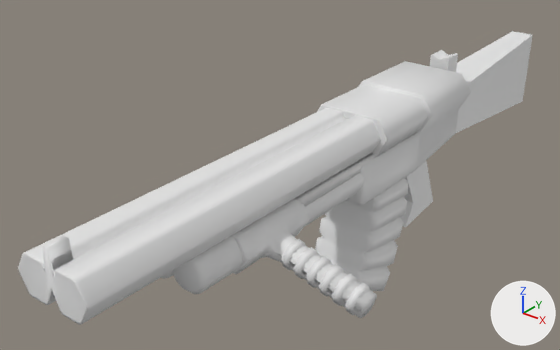
Before and after pictures for a commit that changed the Blender file modeling/autoshotgun.blend.
Both versions are drawn from a 50 mm lens placed at (0.382, -0.688, 0.309), pointed at (-0.06, -0.136, -0.034). Arrows for +X, +Y and +Z are at lower right; the lights stay in place. The older version comes first.

The scene before the commit, as lines of its bpy script (objects in view):
```python
ob_barrels = bpy.data.objects.new('barrels', me_cylinder)
ob_barrels.location = (0.0, 0.0, 0.0)
ob_bolt = bpy.data.objects.new('bolt', me_cube_004)
ob_bolt.location = (0.0, 0.0, 0.0)
ob_box = bpy.data.objects.new('box', me_cube_006)
ob_box.location = (0.0, 0.0, 0.0)
ob_grip = bpy.data.objects.new('grip', me_cube_002)
ob_grip.location = (0.0, 0.0, 0.0)
ob_mag = bpy.data.objects.new('mag', me_cube_003)
ob_mag.location = (0.0, 0.0, 0.0)
ob_pomp = bpy.data.objects.new('pomp', me_cylinder_001)
ob_pomp.location = (0.0, 0.0, 0.0)
ob_sight = bpy.data.objects.new('sight', me_cube_007)
ob_sight.location = (0.0, 0.0694, 0.0)
```
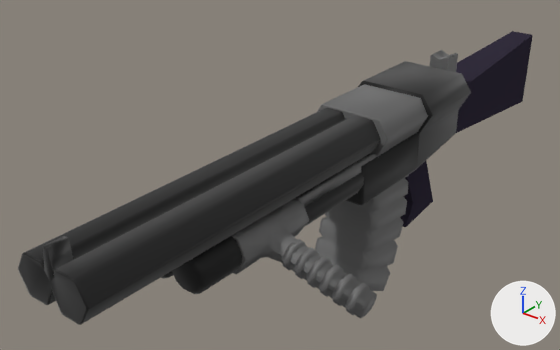
Changed parts and their boxes (x1, y1, x2, y2) in the pictures (560 x 350 px):
'barrels', recoloured (white to black): (18, 108, 380, 325) in both
'bolt', recoloured (white to grey): (232, 84, 428, 318) in both
'box', recoloured (darker): (346, 61, 471, 206) in both
'mag', recoloured (white to grey): (315, 175, 409, 291) in both
'grip', recoloured (darker): (400, 31, 533, 227) in both
'pomp', recoloured: (161, 154, 370, 294) in both
'sight', recoloured (white to grey): (430, 50, 458, 72) in both

Edits to the bpy script that builds the scene:
```text
Add mat_material_001:
    mat_material_001 = bpy.data.materials.new('Material.001')
    mat_material_001.use_nodes = True; mat_material_001.node_tree.nodes.clear()
    _N = mat_material_001.node_tree.nodes; _L = mat_material_001.node_tree.links
    n0 = _N.new('ShaderNodeOutputMaterial'); n0.name = 'Material Output'
    n1 = _N.new('ShaderNodeBsdfAnisotropic'); n1.name = 'Anisotropic BSDF'
    n1.distribution = 'GGX'
    n1.inputs[0].default_value = (0.274, 0.274, 0.274, 1.0)  # 'Color', grey #8f8f8f
    n1.inputs[1].default_value = 0.747  # 'Roughness'
    n1.inputs[2].default_value = 0.2  # 'Anisotropy'
    _L.new(n1.outputs[0], n0.inputs[0])  # 'BSDF' to 'Surface'
Add mat_material_002:
    mat_material_002 = diffuse_material('Material.002')
    mat_material_002.base_color = (0.0336, 0.0277, 0.047)  # greyish purple #332e3d
    mat_material_002.roughness = 1.0
Add mat_material:
    mat_material = principled_material('Material')
    mat_material.base_color = (0.0147, 0.0147, 0.0147)  # black #202020
    mat_material.metallic = 0.567
    mat_material.roughness = 0.583
    mat_material.specular_tint = (0.865, 0.865, 0.865)  # white #efefef
    mat_material.anisotropic = 0.45
    mat_material.sheen_weight = 0.185
Change me_cube_007:
    where me_cube_007.from_pydata(...)  # 16 vertices, 12 faces; spans x -0.0111..0.0111, y 0.0028..0.025, z 0.0062..0.0522
    add me_cube_007.materials.append(mat_material_001)
Change me_cube_006:
    where me_cube_006.from_pydata(...)  # 66 vertices, 56 faces; spans x -0.048..0.048, y -0.13..0.06, z -0.042..0.043
    add me_cube_006.materials.append(mat_material)  # black #202020
Change me_cube_003:
    where me_cube_003.from_pydata(...)  # 272 vertices, 258 faces; spans x -0.033..0.033, y -0.128..-0.0322, z -0.1694..-0.0211
    add me_cube_003.materials.append(mat_material_001)
Change me_cylinder_001:
    where me_cylinder_001.from_pydata(...)  # 96 vertices, 76 faces; spans x -0.035..0.035, y -0.346..-0.1, z -0.032..0.003
    add me_cylinder_001.materials.append(mat_material)  # black #202020
Change me_cylinder:
    where me_cylinder.from_pydata(...)  # 345 vertices, 301 faces; spans x -0.036..0.036, y -0.449..-0.1, z 0.004..0.052
    add me_cylinder.materials.append(mat_material)  # black #202020
Change me_cube_002:
    where me_cube_002.from_pydata(...)  # 28 vertices, 26 faces; spans x -0.025..0.025, y -0.04..0.307, z -0.132..0.027
    add me_cube_002.materials.append(mat_material_002)  # greyish purple #332e3d
Change me_cube_004:
    where me_cube_004.from_pydata(...)  # 240 vertices, 193 faces; spans x -0.042..0.129, y -0.302..-0.017, z -0.052..0.04
    add me_cube_004.materials.append(mat_material_001)
```
